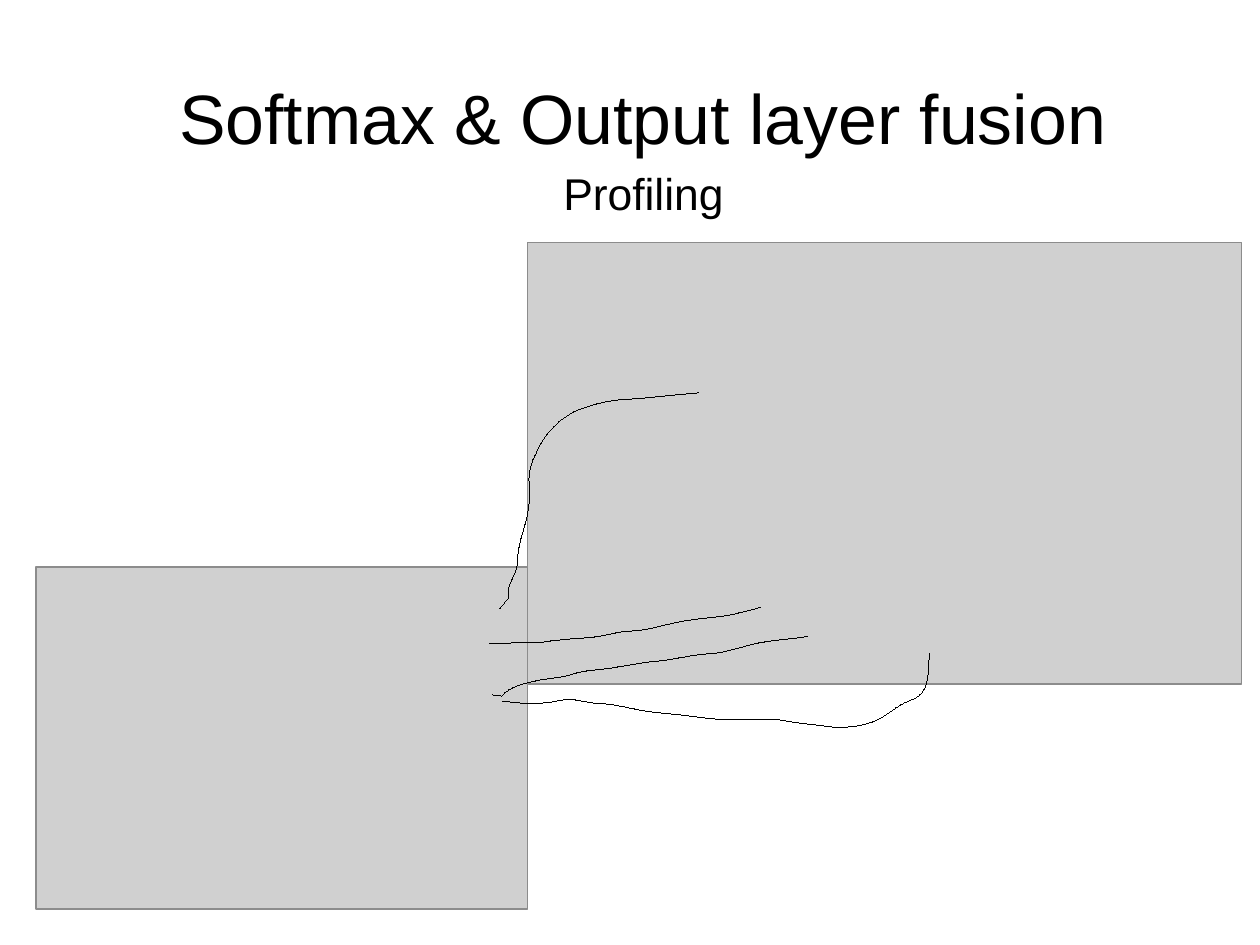
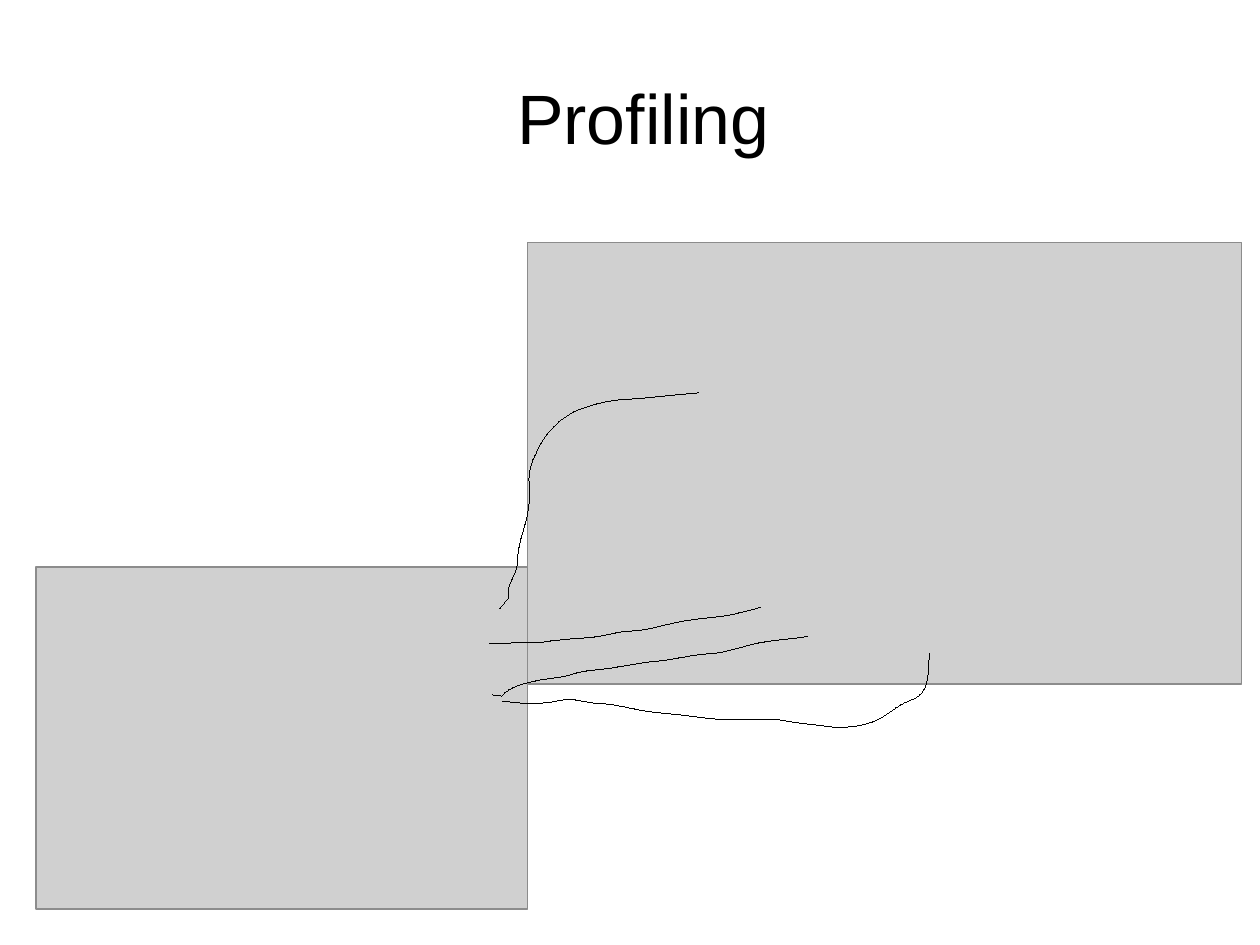
Before and after one commit to hieuhoang/papers, a slide deck: slide 4 of ms.2019/nmt.odp. Drawn at 1260x945 pixels with LibreOffice and Linux fonts; fonts in the diff are those of the drawing; grey boxes stand for pictures. Boxes give left, top, right and bottom in pixels: in the first picture for what was removed or moved away, otherwise in the second. Text is boxed around its words. In the diff, an @@ line names an element or a change of style, - is before the commit and + after.

```diff
--- a/ms.2019/nmt.odp
+++ b/ms.2019/nmt.odp
@@ title "Profiling": place and size @@
-title "Profiling" at (563,177,723,220)
+title "Profiling" at (517,93,769,157)
@@ title "Profiling" at (517,93,769,157): size 28 to 44 pt @@
@@ title removed at (179,93,1106,157) @@
-Softmax & Output layer fusion
```
Also in this commit, not shown: 1 other slide changed, 2 other files.
